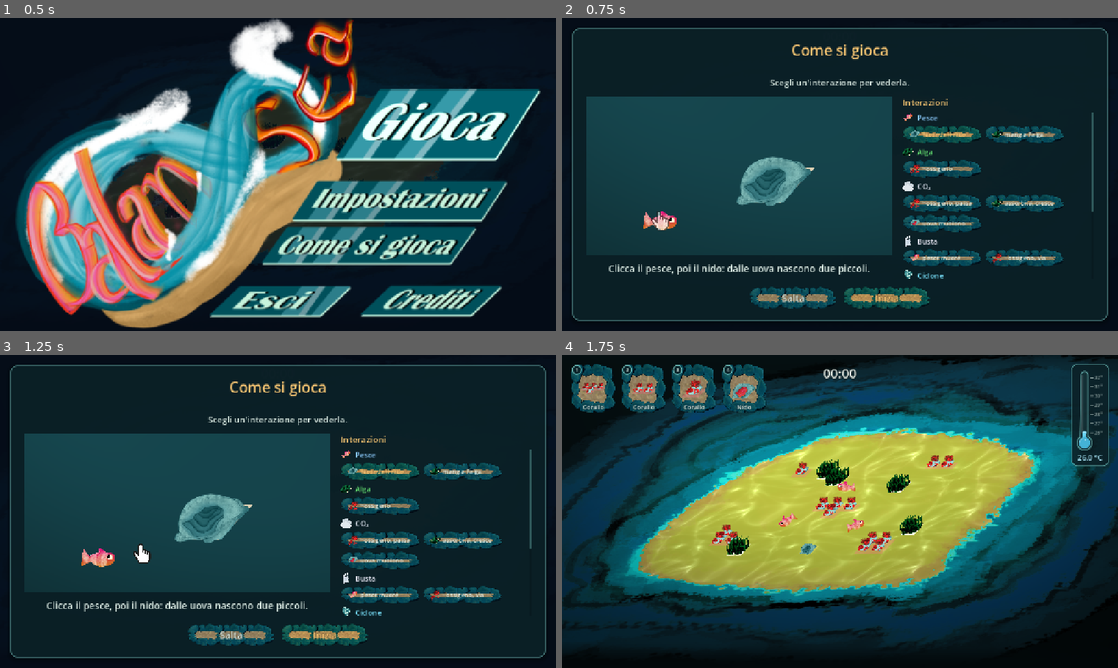
Above: before the commit, frames 1-4 (two rows, left to right).
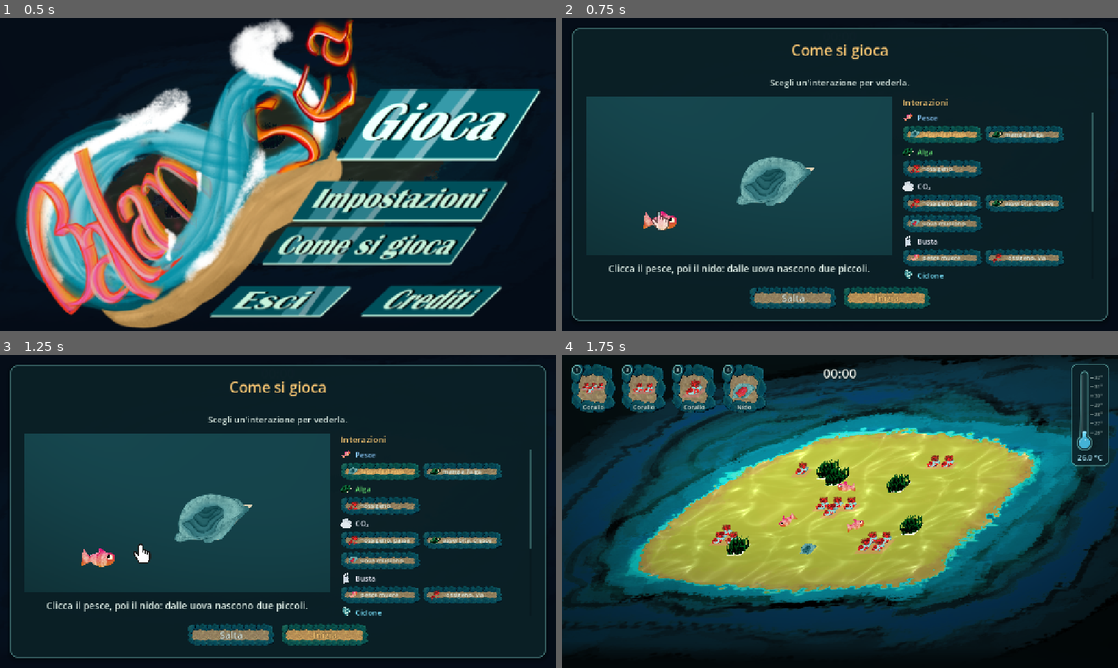
Above: after the commit, the same moments.

Repository: TakFog/rgj2026
Game: Godot game, scene res://main/main.tscn
Same seed, same stepped clock (60 frames per second), same inputs: the game is played once before the commit and once after it. Sound files missing from this copy of the repository are replaced by a short silence.
Inputs (mouse positions are in pixels of both pictures, inside the frame that each line leads up to):
- Up to frame 1 (0.5 s): no input
- Up to frame 2 (0.75 s): click (1001, 124) at 0.5 s
- Up to frame 3 (1.25 s): no input
- Up to frame 4 (1.75 s): click "Inizia" at 1.25 s

Frame 1 is identical in both runs. In frame 2, 3.1% of the frame differs, in the area x 33-91%, y 34-93%; in frame 3, 3.1%; in frame 4, nothing differs.

Commit message:
Flatten the stone button frame: thinner stones, sand-only centre

Diff:
--- a/ui/sea_style.gd
+++ b/ui/sea_style.gd
@@ -16,10 +16,11 @@
 
 const BUTTON_PADDING := Vector2(18, 7)
 ## Small copy of the inventory cards' stone ring, nine-sliced around buttons:
-## corner stones kept whole, edge stones tiled along the sides.
+## corner stones kept whole, edge stones tiled along the sides. The margin is a
+## quarter of the texture, so the centre slice is pure sand.
 const BUTTON_FRAME_TEXTURE := preload("res://assets/ui/button_frame.png")
 ## Source pixels kept unscaled at each corner of the button frame.
-const BUTTON_FRAME_MARGIN := 16.0
+const BUTTON_FRAME_MARGIN := 15.0
 ## Frame tints per state, like InventoryCard's frame.
 const BUTTON_HOVER_TINT := Color(1.15, 1.15, 1.15)
 const BUTTON_PRESSED_TINT := Color(1.25, 1.12, 0.9)
Binary file changed: assets/ui/button_frame.png
